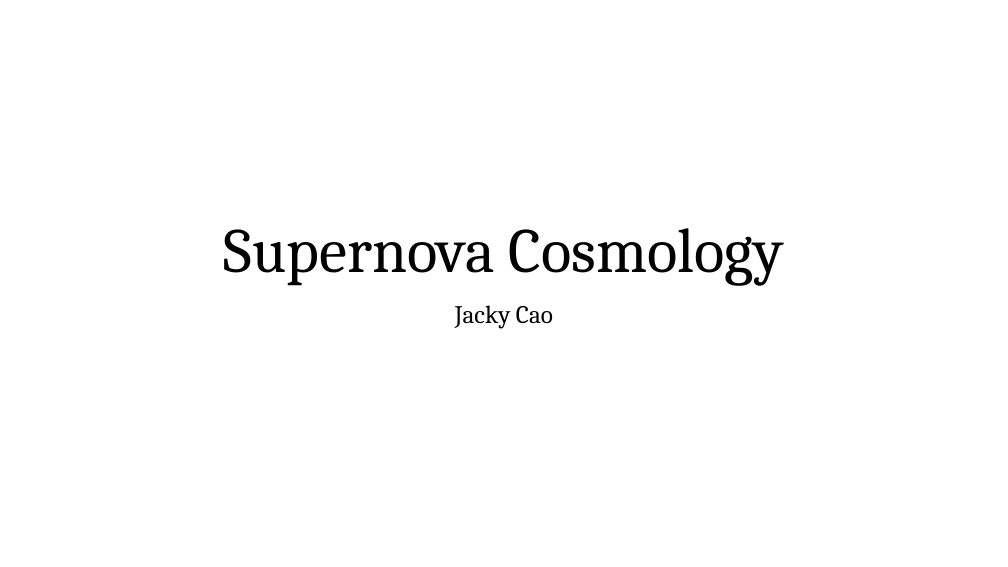
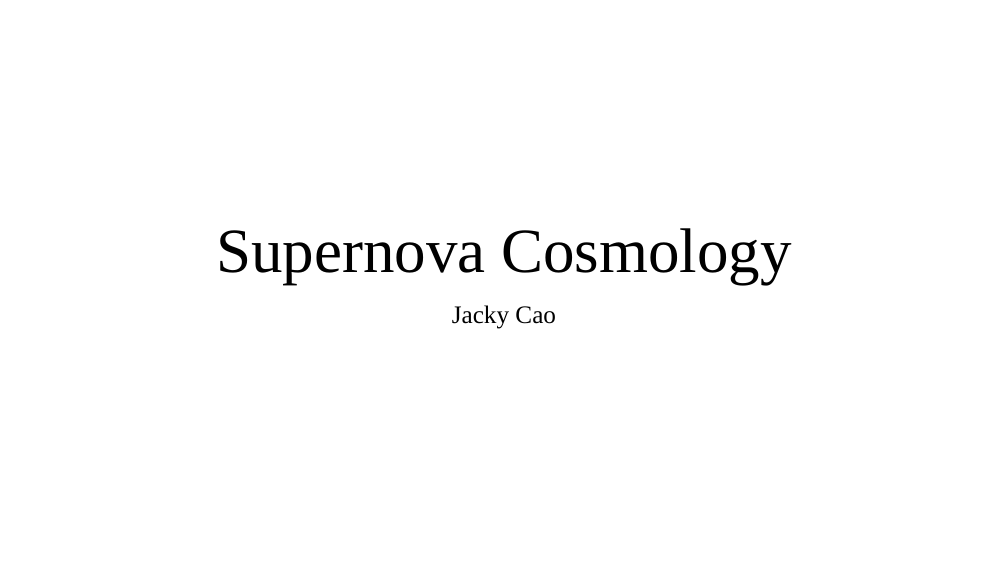
Before and after one commit to cao-jacky/degree_level3, a slide deck: slide 1 of physics_problem_solving/supernova_cosmology_jacky_cao.pptx. Drawn at 1008x567 pixels with LibreOffice and Linux fonts; fonts in the diff are those of the drawing. Boxes give left, top, right and bottom in pixels: in the first picture for what was removed or moved away, otherwise in the second. Text is boxed around its words. In the diff, an @@ line names an element or a change of style, - is before the commit and + after.

```diff
--- a/physics_problem_solving/supernova_cosmology_jacky_cao.pptx
+++ b/physics_problem_solving/supernova_cosmology_jacky_cao.pptx
@@ title "Supernova Cosmology" at (216, 228, 791, 285): font Cambria to Times New Roman @@
@@ subtitle "Jacky Cao" at (452, 305, 556, 329): font Cambria to Times New Roman @@
```
Also in this commit, not shown: 2 other slides changed, 3 slides added.
